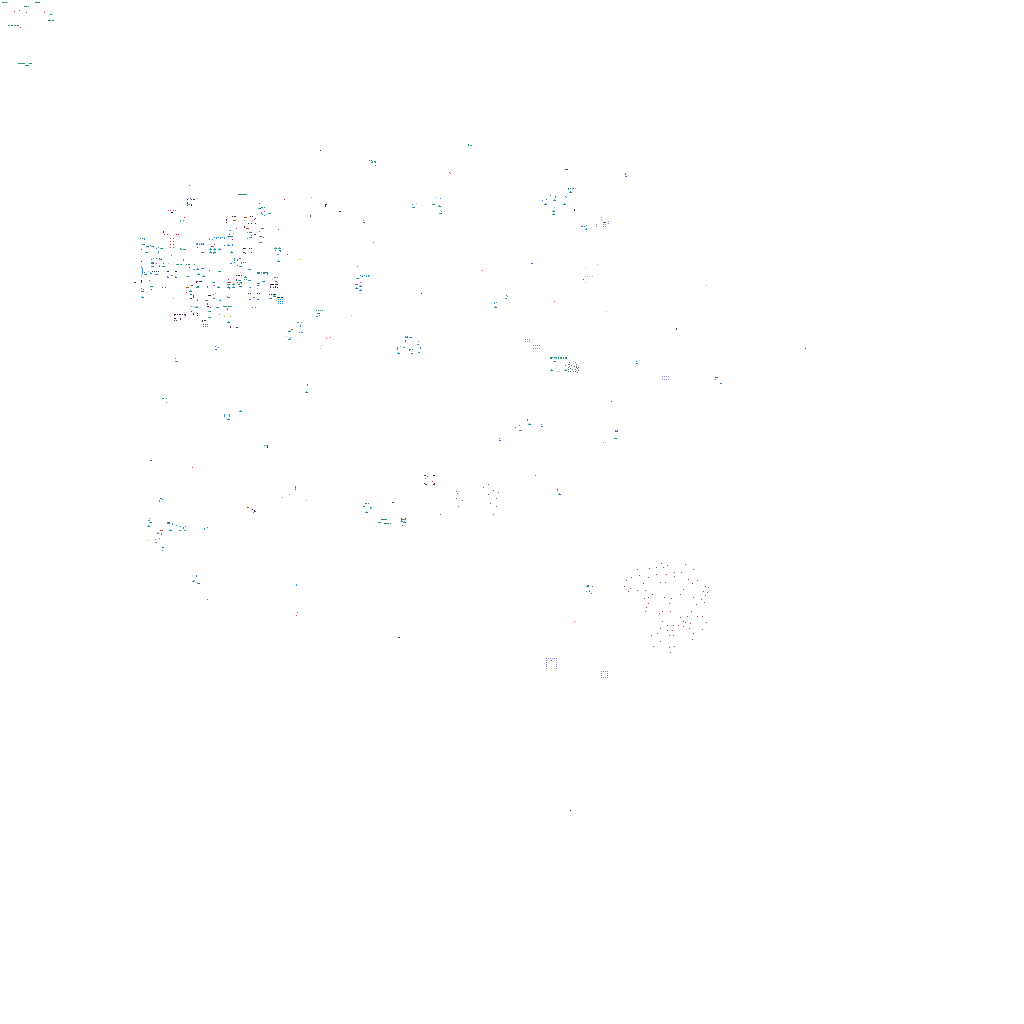
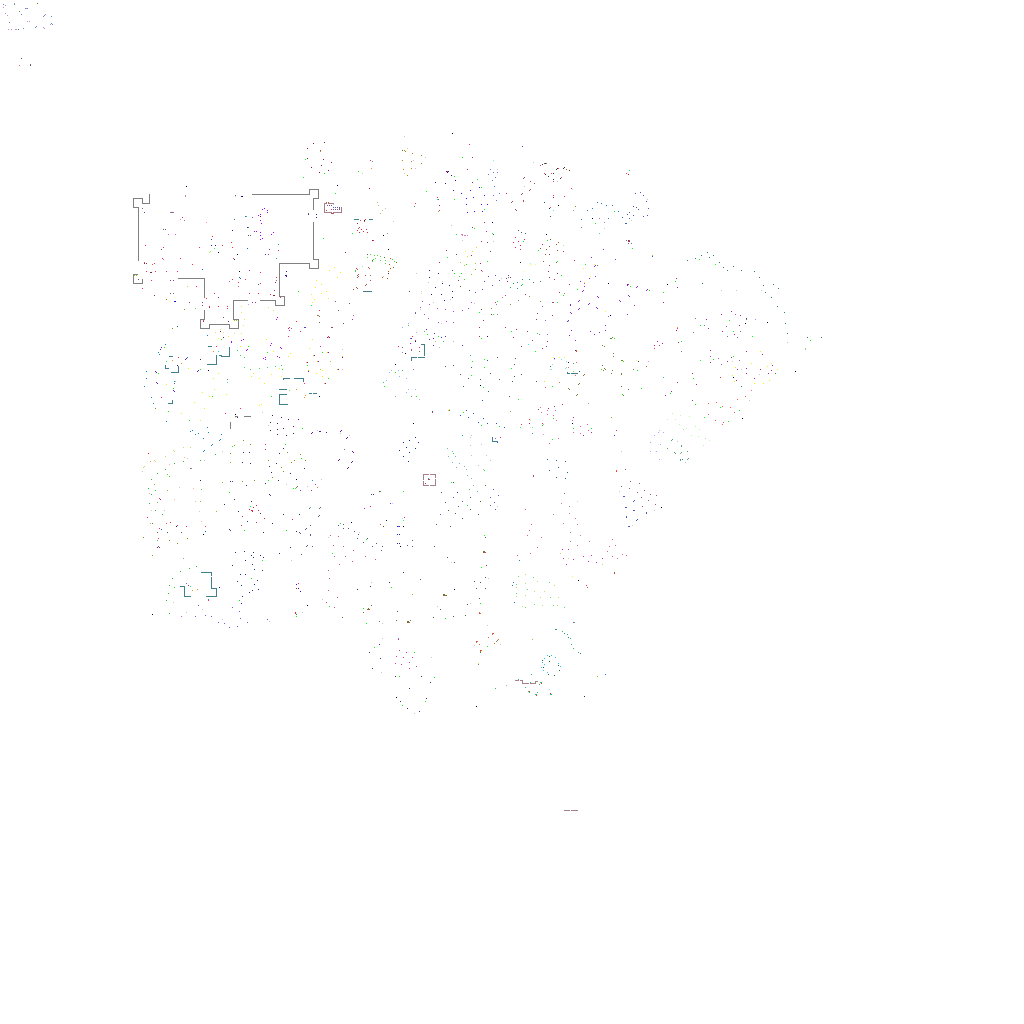
The second 1024px x 1024px image is a revision of the first. Changes to its layers:
showed "stuff", painted on it over [3, 3, 822, 811]
hid "doodads" over [2, 2, 806, 811]
